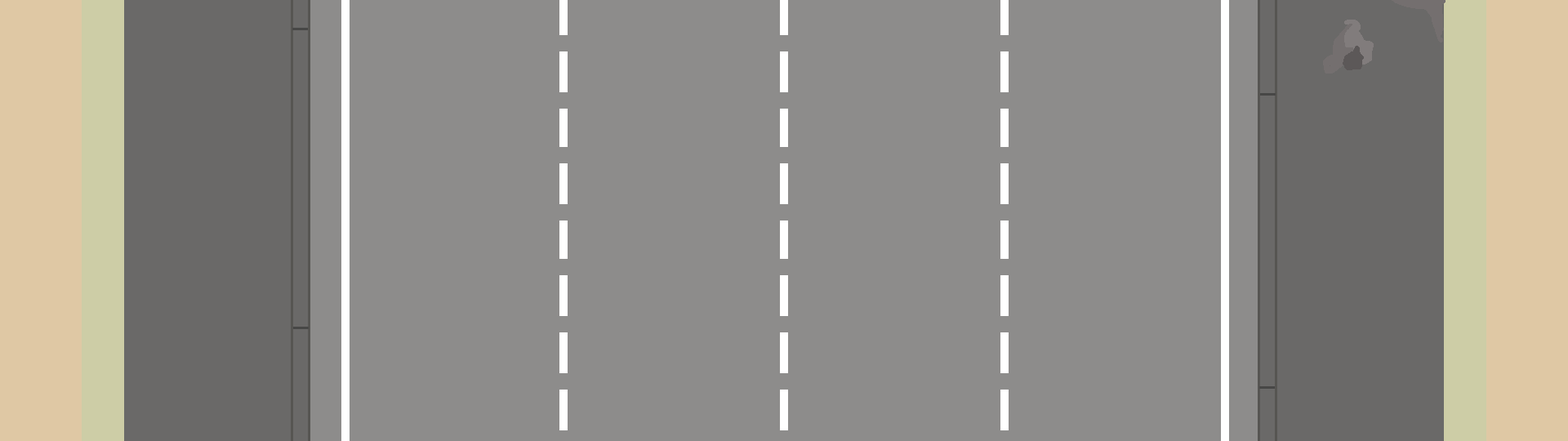
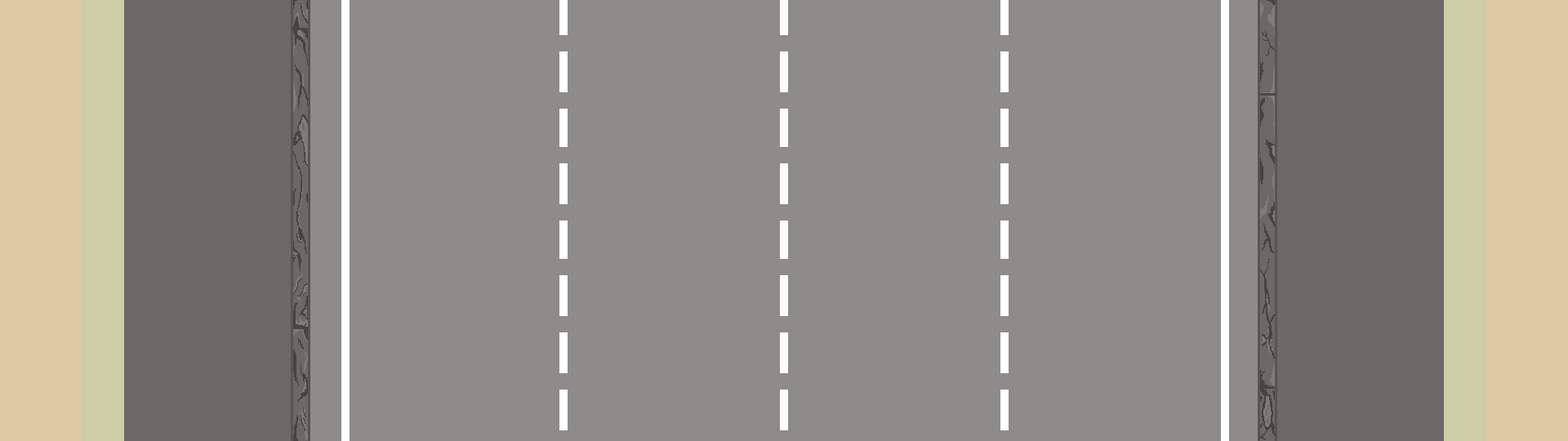
Layered file, before and after one edit (1568 x 441). Changes by layer:
removed layer "Layer 2" over [1323, 0, 1446, 74]
added layer "Layer 1" above "Rectangle 2 copy 3" over [293, 0, 1275, 441]
